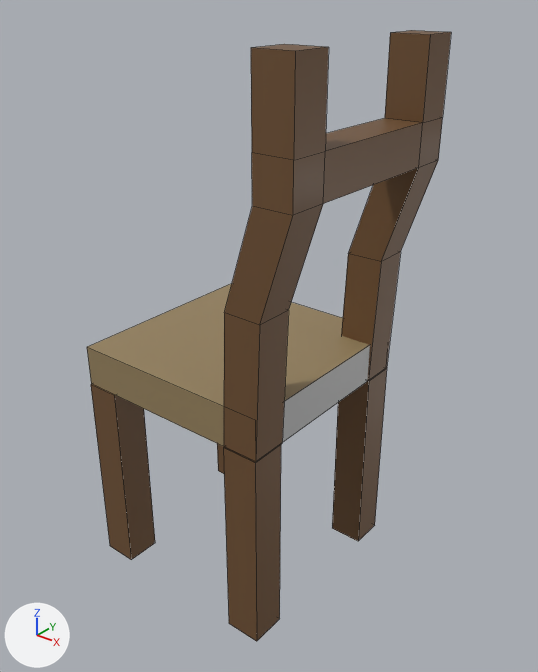
Renders of the FBX model God vs sinners 2/Assets/Meshes/chaise.fbx from each side of a commit.
Both versions are drawn from a camera (50 mm lens) standing at (2.26, -2.7, 1.66) and looking at (0.07, 0.03, -0.04). Arrows for +X, +Y and +Z are at lower left; the lights stay in place. Mesh edges are drawn as thin lines. Where no turn or scale is listed for an object, it has been applied to the vertices.
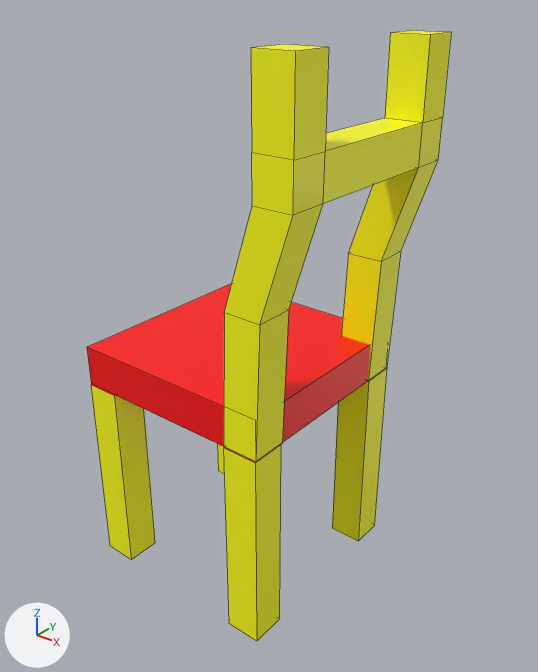
The newer file is also rescaled (x0.601), turned or shifted as a whole; pictures and numbers use the older file's frame.

What the commit changed:
Material 'lambert11' (mat_lambert11) is new.
Its base color is (1.0, 0.0, 0.0) (red #ff0000).
Material 'lambert10' (mat_lambert10) is new.
Its base color is (1.0, 1.0, 0.0) (yellow #ffff00).
me_mesh has 80 vertices, 68 faces and spans x -0.67..0.67, y -0.58..0.58, z -1.43..1.43.
me_mesh is used by ob_pcube120; location (0.0, 0.0, 0.0).
me_mesh part 1: all 36 faces centred in x 0.3..0.67, y -0.57..0.57, z 0.03..1.43 switch from mat_lambert3 (brown #6f5031) to mat_lambert10 (yellow #ffff00).
me_mesh part 2: all 16 faces centred in x -0.66..0.48, y -0.58..0.58, z -0.87 switch from mat_lambert3 (brown #6f5031) to mat_lambert10 (yellow #ffff00).
me_mesh part 3: all 4 faces that had it switch from mat_lambert4 (brown #96815d) to mat_lambert11 (red #ff0000).
me_mesh part 4: all 2 faces that had it switch from mat_lambert1 (grey #bcbcbc) to mat_lambert11 (red #ff0000).

Pixel boxes (x1, y1, x2, y2) of what changed, in the pictures (538 x 672 px):
part 1 of me_mesh, recoloured (brown to yellow): (224, 30, 451, 462) in both
part 2 of me_mesh, recoloured (brown to yellow): (91, 368, 387, 641) in both
part 3 of me_mesh, recoloured (brown to red): (87, 284, 369, 447) in both
part 4 of me_mesh, recoloured (grey to red): (282, 345, 370, 443) in both
